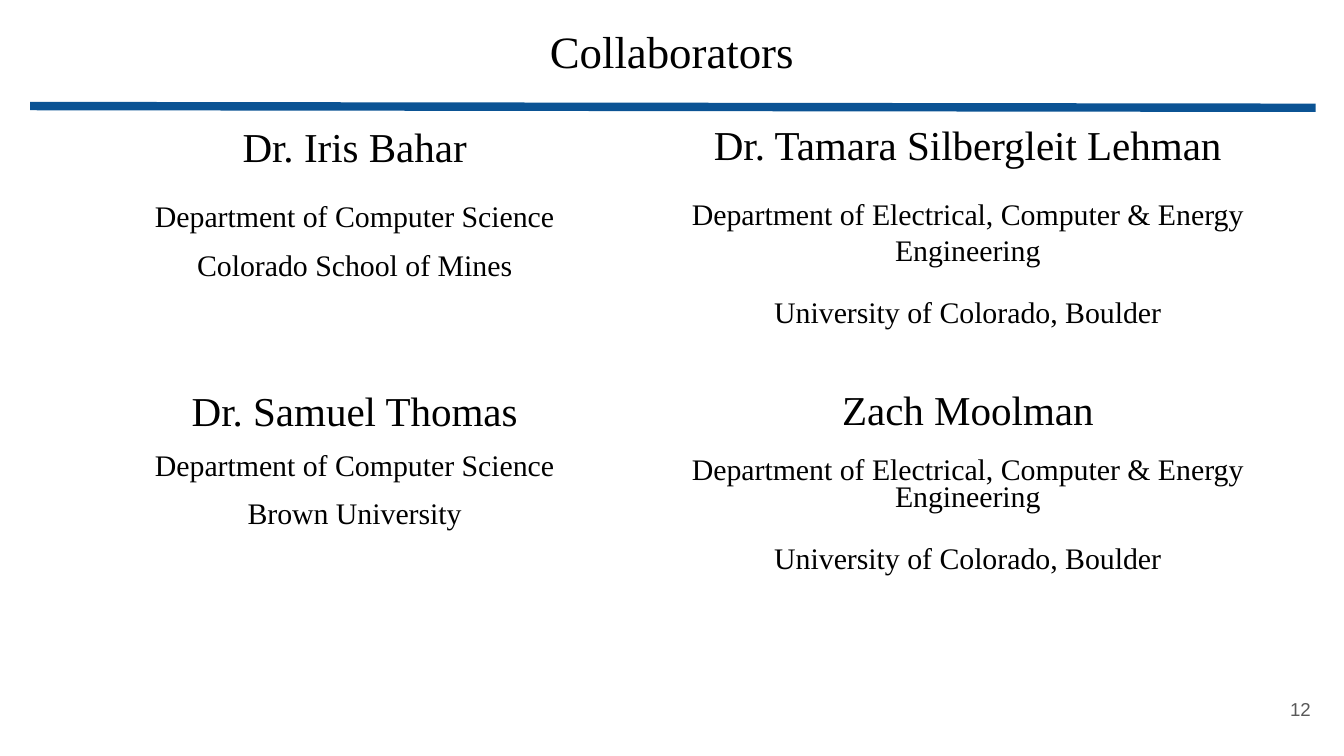
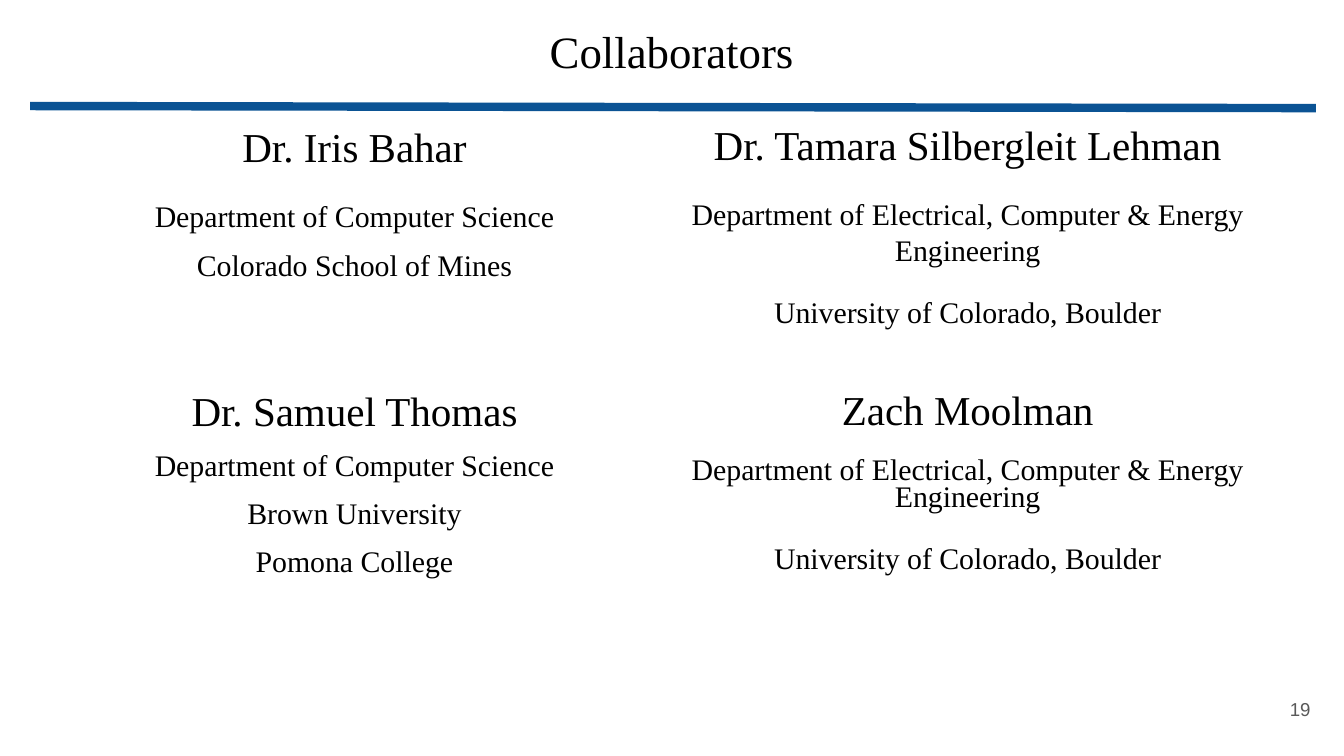
Before and after one commit to wbuz24/grad-research, a slide deck: slide 19 of presentations/IEEE_CIR.pptx (slide 12 before the commit). Drawn at 1344x756 pixels with LibreOffice and Linux fonts; fonts in the diff are those of the drawing. Boxes give left, top, right and bottom in pixels: in the first picture for what was removed or moved away, otherwise in the second. Text is boxed around its words. In the diff, an @@ line names an element or a change of style, - is before the commit and + after.

```diff
--- a/presentations/IEEE_CIR.pptx
+++ b/presentations/IEEE_CIR.pptx
@@ text at [256,551,454,578]: paragraph added @@
+Pomona College
@@ page number at [1290,703,1311,716]: text changed @@
-12
+19
```
Also in this commit, not shown: 4 other slides changed, 11 slides added, 4 slides removed.
